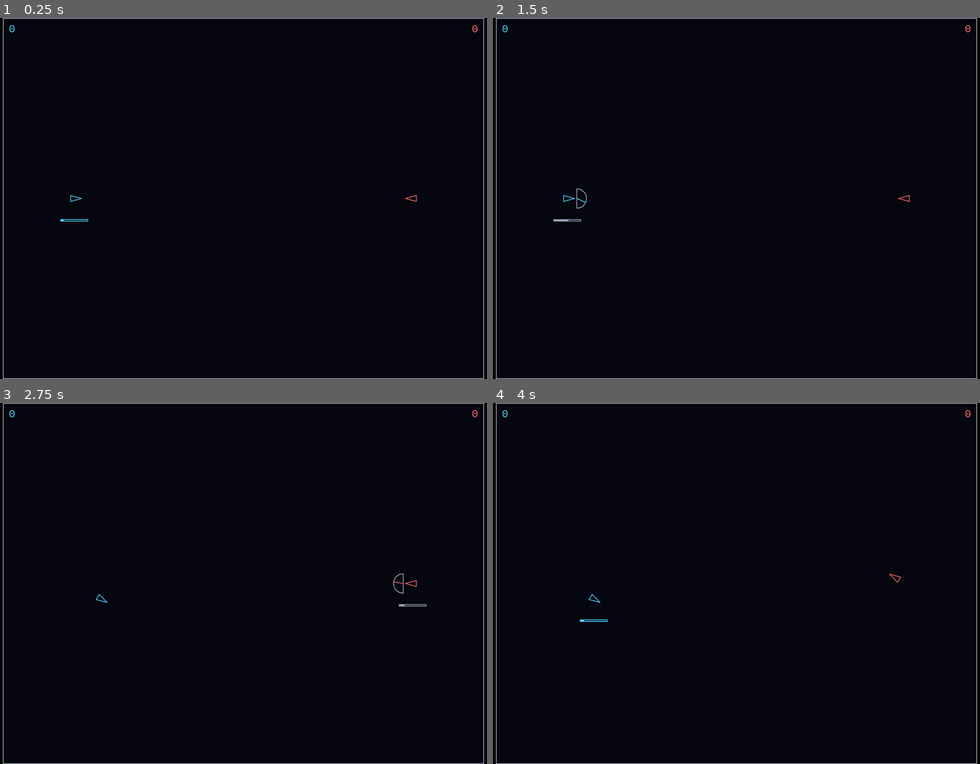
Above: before the commit, frames 1-4 (two rows, left to right).
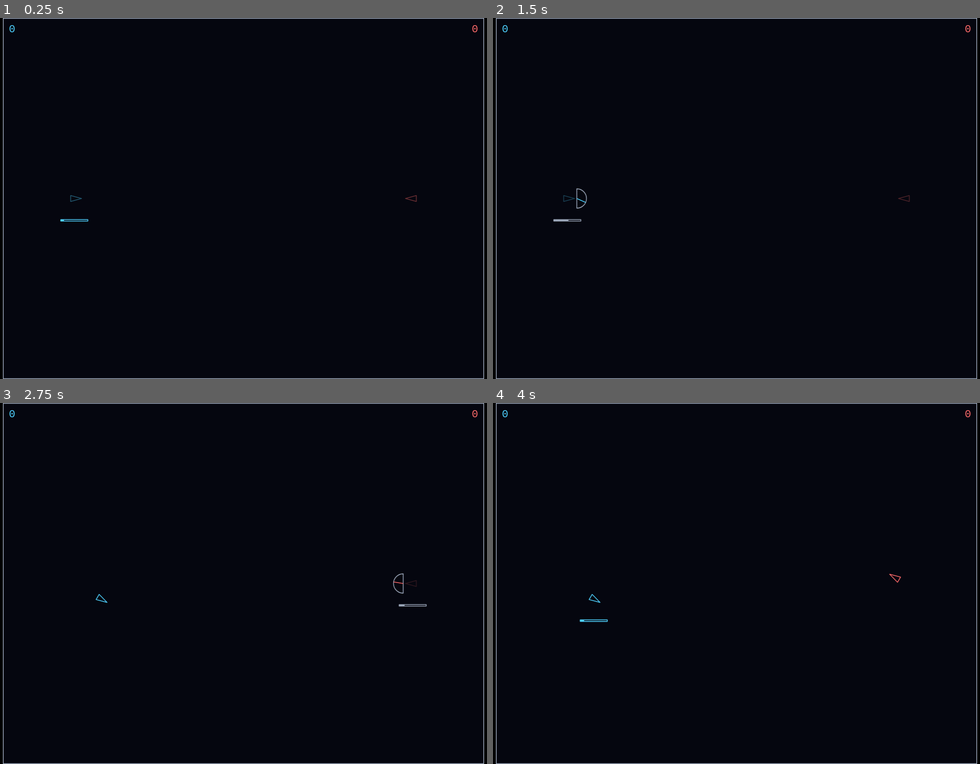
Above: after the commit, the same moments.

Repository: FeynStudio/delta_fray_the_game
Game: browser game, page index.html
Two runs of this game, one before a commit and one after it. Both use one fixed random seed, a clock stepped at 60 frames per second and the inputs below.
Inputs:
- Up to frame 1 (0.25 s): no input
- Up to frame 2 (1.5 s): tap Space at 1.1 s
- Up to frame 3 (2.75 s): tap Space at 1.6, 2.1, 2.6 s
- Up to frame 4 (4 s): tap Space at 3.1, 3.6 s

The runs differ from the first frame. In frame 1, less than 0.1% of the frame differs, in the area x 14-86%, y 49-51%; in frame 2, less than 0.1%; in frame 3, less than 0.1%; in frame 4, nothing differs.

Commit message:
T-010: spawn protection blink (protectionAlpha, game clock), tests, FEATURE_MAP; before evidence and capture script
Co-Authored-By: Claude Opus 5.5 <noreply@anthropic.com>

Diff:
--- /dev/null
+++ b/agent-team/evidence/T-010/before-turns-smoke.json
@@ -0,0 +1,7 @@
+{
+  "destroyed enemy respawns at its spawn point": true,
+  "attacker survives at the end of its move": true,
+  "turn passes to player 2": true,
+  "next move starts on the power gauge": true,
+  "no turn timer": true
+}
--- /dev/null
+++ b/agent-team/evidence/T-010/before-turns.json
@@ -0,0 +1,30 @@
+{
+  "destroyed enemy respawns and it becomes their turn (FEATURE_MAP 6)": {
+    "turn": 1,
+    "ships.1.alive": true,
+    "ships.1.x": 1090,
+    "ships.1.y": 480,
+    "ships.1.heading": 180,
+    "ships.0.x": 350
+  },
+  "ship that hits the wall respawns": {
+    "turn": 1,
+    "ships.0.alive": true,
+    "ships.0.x": 190,
+    "ships.0.y": 480,
+    "ships.0.heading": 0,
+    "ships.1.x": 600
+  },
+  "double kill does not skip a turn": {
+    "turn": 1,
+    "ships.0.alive": true,
+    "ships.0.x": 190,
+    "ships.1.alive": true,
+    "ships.1.x": 1090
+  },
+  "plain move passes the turn back": {
+    "turn": 0,
+    "ships.0.x": 190,
+    "ships.1.x": 990
+  }
+}
--- /dev/null
+++ b/agent-team/evidence/T-010/capture-blink.mjs
@@ -0,0 +1,178 @@
+// One-off evidence capture for T-010 (spawn protection blink). Not part of verify.sh.
+// Run from the repo root: node agent-team/evidence/T-010/capture-blink.mjs
+// The standard smoke screenshots are taken at an arbitrary clock, so they cannot show the blink phases.
+// This script reuses scripts/serve.mjs (unchanged) and the headless Chrome/Edge + DevTools approach of
+// scripts/smoke.mjs (helpers not exported, minimum repeated here, same as T-012 capture-r1.mjs).
+// Exact frames: the page's requestAnimationFrame is replaced so the game loop stops scheduling itself;
+// the clock is then moved only with __game.step(ms), and the captured loop callback is called again with
+// the same timestamp (step(0)) to draw the current state before each screenshot. For every frame the
+// canvas pixels around each ship are read back and the outline's drawn opacity is estimated from the
+// brightest ship-colour channel against the background, next to render.protectionAlpha(clock).
+import { spawn, execSync } from 'node:child_process';
+import { existsSync, mkdtempSync, readFileSync, rmSync, writeFileSync } from 'node:fs';
+import { tmpdir } from 'node:os';
+import { dirname, join, resolve } from 'node:path';
+import { fileURLToPath } from 'node:url';
+import { startServer } from '../../../scripts/serve.mjs';
+
+const HERE = dirname(fileURLToPath(import.meta.url));
+const ROOT = resolve(HERE, '../../..');
+
+function findBrowser() {
+  if (process.env.CHROME_PATH) return process.env.CHROME_PATH;
+  const dirs = [process.env.PROGRAMFILES, process.env['PROGRAMFILES(X86)'], process.env.LOCALAPPDATA].filter(Boolean);
+  return [
+    ...dirs.map((d) => join(d, 'Google', 'Chrome', 'Application', 'chrome.exe')),
+    ...dirs.map((d) => join(d, 'Microsoft', 'Edge', 'Application', 'msedge.exe')),
+    '/usr/bin/google-chrome', '/usr/bin/chromium',
+  ].find((p) => existsSync(p));
+}
+
+async function launch(exe, profile) {
+  const proc = spawn(exe, ['--headless=new', '--remote-debugging-port=0', `--user-data-dir=${profile}`,
+    '--no-first-run', '--no-default-browser-check', '--disable-extensions', 'about:blank'], { stdio: 'ignore' });
+  const portFile = join(profile, 'DevToolsActivePort');
+  for (const end = Date.now() + 20000; !existsSync(portFile); await new Promise((r) => setTimeout(r, 100))) {
+    if (Date.now() > end) throw new Error('browser did not start within 20s');
+  }
+  await new Promise((r) => setTimeout(r, 200));
+  const [port, path] = readFileSync(portFile, 'utf8').split(/\r?\n/);
+  const ws = new WebSocket(`ws://127.0.0.1:${port}${path}`); // local DevTools only
+  let id = 0;
+  const pending = new Map();
+  ws.onmessage = (ev) => {
+    const m = JSON.parse(ev.data);
+    const p = m.id && pending.get(m.id);
+    if (!p) return;
+    pending.delete(m.id);
+    if (m.error) p.fail(new Error(m.error.message)); else p.ok(m.result);
+  };
+  await new Promise((ok, fail) => { ws.onopen = ok; ws.onerror = fail; });
+  const send = (method, params = {}, sessionId) => new Promise((ok, fail) => {
+    id += 1; pending.set(id, { ok, fail }); ws.send(JSON.stringify({ id, method, params, sessionId }));
+  });
+  return {
+    async open(url, { width, height, dpr }) {
+      const { targetId } = await send('Target.createTarget', { url: 'about:blank' });
+      const { sessionId } = await send('Target.attachToTarget', { targetId, flatten: true });
+      const s = (m, p) => send(m, p, sessionId);
+      await s('Emulation.setDeviceMetricsOverride', { width, height, deviceScaleFactor: dpr, mobile: false });
+      await s('Page.navigate', { url });
+      const page = {
+        async eval(fn, ...args) {
+          const r = await s('Runtime.evaluate', { expression: `(${fn})(...${JSON.stringify(args)})`, awaitPromise: true, returnByValue: true });
+          if (r.exceptionDetails) throw new Error(r.exceptionDetails.exception?.description ?? r.exceptionDetails.text);
+          return r.result.value;
+        },
+        async shot(file) {
+          writeFileSync(join(HERE, file), Buffer.from((await s('Page.captureScreenshot', { format: 'png' })).data, 'base64'));
+        },
+      };
+      for (const end = Date.now() + 15000; !(await page.eval(() => document.readyState === 'complete' && !!window.__game).catch(() => false));) {
+        if (Date.now() > end) throw new Error('window.__game not found');
+        await new Promise((r) => setTimeout(r, 100));
+      }
+      return page;
+    },
+    async close() {
+      await Promise.race([send('Browser.close').catch(() => null), new Promise((r) => setTimeout(r, 3000))]);
+      ws.close(); proc.kill();
+      await new Promise((r) => setTimeout(r, 1000));
+    },
+  };
+}
+
+// ---- in-page helpers (run in the browser) ----
+async function freeze() {
+  await new Promise((done) => {
+    window.requestAnimationFrame = (cb) => { window.__loopCb = cb; done(); return 0; };
+  });
+  window.__t = performance.now();
+  window.__loopCb(window.__t);
+  return true;
+}
+// Draws the current state (loop step(0)) and measures each ship's outline on the canvas.
+async function drawAndMeasure() {
+  const cfg = (await import('/src/config.js')).default;
+  const { protectionAlpha, COLORS } = await import('/src/render.js');
+  const { isSpawnProtected } = await import('/src/rules.js');
+  window.__loopCb(window.__t);
+  const s = window.__game.getState();
+  const c = document.querySelector('canvas');
+  const k = c.width / cfg.worldWidth;
+  const ctx = c.getContext('2d');
+  const hex = (h) => [1, 3, 5].map((i) => parseInt(h.slice(i, i + 2), 16));
+  const bg = hex(COLORS.background);
+  const ships = s.ships.map((ship, i) => {
+    // Box around the ship body only (centroid -12..+21 along x for these headings, +-11 across);
+    // gauges sit further out (power bar below, dial past the nose + gap).
+    const x0 = Math.floor((ship.x - 21) * k), y0 = Math.floor((ship.y - 11) * k);
+    const w = Math.ceil(42 * k), h = Math.ceil(22 * k);
+    const px = ctx.getImageData(x0, y0, w, h).data;
+    const col = hex(COLORS.ships[i]);
+    const ch = col.indexOf(Math.max(...col)); // the ship colour's strongest channel
+    let max = 0;
+    for (let p = 0; p < px.length; p += 4) max = Math.max(max, px[p + ch]);
+    const drawnAlpha = (max - bg[ch]) / (col[ch] - bg[ch]);
+    const prot = isSpawnProtected(s, i);
+    return {
+      ship: i, x: ship.x, y: ship.y, protected: prot,
+      expectedAlpha: prot ? Number(protectionAlpha(s.clock).toFixed(4)) : 1,
+      drawnAlphaEstimate: Number(drawnAlpha.toFixed(3)),
+    };
+  });
+  return { clock: s.clock, turn: s.turn, phase: s.gauge.phase, ships };
+}
+function setClock(ms) {
+  const g = window.__game;
+  g.setState({ ...g.getState(), clock: ms });
+  return true;
+}
+async function moveP1() {
+  const cfg = (await import('/src/config.js')).default;
+  const g = window.__game;
+  const s = g.getState();
+  g.setState({ ...s, gauge: { ...s.gauge, power: 0.5, sweep: 1 } });
+  g.press('Space');
+  const d = g.getState();
+  g.setState({ ...d, gauge: { ...d.gauge, needle: 0 } });
+  g.press('Space');
+  g.step(cfg.moveAnimMs);
+  return g.getState().turn;
+}
+function step(ms) { window.__game.step(ms); return true; }
+
+const exe = findBrowser();
+if (!exe) throw new Error('no Chrome/Edge found; set CHROME_PATH');
+const profile = mkdtempSync(join(tmpdir(), 't010-'));
+const server = await startServer(ROOT, 0);
+const url = `${server.url}/index.html?debug=1`;
+const browser = await launch(exe, profile);
+const commit = execSync('git rev-parse --short HEAD', { cwd: ROOT }).toString().trim();
+const frames = [];
+try {
+  const page = await browser.open(url, { width: 1920, height: 1080, dpr: 1 });
+  await page.eval(freeze);
+  // Game start: both ships protected. One 400 ms cycle in 100 ms steps, driven by __game.step.
+  await page.eval(setClock, 0);
+  for (const [i, label] of ['0ms', '100ms', '200ms', '300ms', '400ms'].entries()) {
+    if (i > 0) await page.eval(step, 100);
+    const f = await page.eval(drawAndMeasure);
+    frames.push({ file: `blink-start-${label}.png`, ...f });
+    await page.shot(`blink-start-${label}.png`);
+  }
+  // Player 1 moves: player 1's ship is drawn normally, player 2's keeps blinking.
+  await page.eval(moveP1);
+  const t = (await page.eval(() => window.__game.getState().clock)) % 400;
+  await page.eval(step, (400 - t) + 300); // to phase 300 ms of a cycle: protected alpha 0.25
+  const f = await page.eval(drawAndMeasure);
+  frames.push({ file: 'blink-after-p1-move-300ms.png', ...f });
+  await page.shot('blink-after-p1-move-300ms.png');
+} finally {
+  await browser.close();
+  await server.close();
+  rmSync(profile, { recursive: true, force: true });
+}
+const result = { commit, url: '/index.html?debug=1', viewport: '1920x1080 dpr 1', frames };
+writeFileSync(join(HERE, 'blink-capture.json'), JSON.stringify(result, null, 2) + '\n');
+process.stdout.write(JSON.stringify(result, null, 2) + '\n');
--- a/src/config.js
+++ b/src/config.js
@@ -38,6 +38,9 @@
   scoreWall: -2, // added to the mover when its move ends at the wall (hit-then-wall gets both)
   scoreFontSize: 28, // game units
   scoreMargin: 16, // distance of the score text from the map's top and side edges
+  // Spawn protection blink (T-010): a protected ship's outline fades out, then snaps back, every cycle.
+  protectionBlinkMs: 400, // one fade cycle lasts this long (human, 2026-11-09)
+  protectionMinAlpha: 0, // opacity at the end of each fade: 0 = fully invisible (human, 2026-11-09)
   // Opposite sides of the map on the horizontal center line, 900 units apart, facing each other.
   spawns: [
     { x: 190, y: 480, heading: 0 },
--- a/src/game.js
+++ b/src/game.js
@@ -6,7 +6,8 @@
 import { drawFrame, fitCanvas } from './render.js';
 import log from './log.js';
 
-let state = createInitialState();
+// clock (T-010): game time in ms, advanced only by step(ms); render.js reads it for the protection blink.
+let state = { ...createInitialState(), clock: 0 };
 
 const canvas = document.getElementById('game');
 let ctx = null;
@@ -36,7 +37,9 @@
 // Explosions (T-007) age on every step and start, one per destroyed ship, in that same step, just
 // before endTurn respawns the ships; they never hold up or change the turn.
 // The scores change in that same step (T-012), so they never change before the player sees the hit.
+// The game clock (state.clock, T-010) grows by exactly ms on every step; a state without it starts at 0.
 function step(ms) {
+  state = { ...state, clock: (state.clock ?? 0) + ms };
   const wasMoving = Boolean(state.anim);
   const scores = state.anim?.scores;
   state = stepMove(stepGauge(stepExplosions(state, ms), ms), ms);
--- a/src/render.js
+++ b/src/render.js
@@ -1,7 +1,7 @@
 // All canvas drawing. Each draw<Thing>(ctx, state) only reads state, never changes it.
 // Drawing happens in game units; fitCanvas sets a transform that scales the world to the screen.
 import config from './config.js';
-import { currentScores, shipPoints } from './rules.js';
+import { currentScores, isSpawnProtected, shipPoints } from './rules.js';
 
 // The ship shape lives in rules.js so hits use the same triangle that is drawn; re-exported here.
 export { shipPoints };
@@ -45,9 +45,21 @@
 
 const SHIP_COLORS = COLORS.ships;
 
+// Opacity of a spawn-protected ship's outline at game clock clockMs (T-010). Each cycle of
+// config.protectionBlinkMs falls linearly from 1 toward config.protectionMinAlpha, then snaps back to 1
+// at the start of the next cycle (no fade back in). Both values are read at call time.
+export function protectionAlpha(clockMs) {
+  const period = config.protectionBlinkMs;
+  const t = (((clockMs % period) + period) % period) / period;
+  return 1 - (1 - config.protectionMinAlpha) * t;
+}
+
+// A spawn-protected ship (rules.isSpawnProtected) blinks with protectionAlpha(state.clock); every other
+// ship is drawn at full opacity, and globalAlpha is back at 1 after each ship.
 export function drawShips(ctx, state) {
   state.ships.forEach((ship, i) => {
     if (!ship.alive) return;
+    const blinking = isSpawnProtected(state, i);
     // Outline only: no fill, no shading. The slim shape shows the heading.
     const [tip, left, right] = shipPoints(ship, config.shipSize, config.shipWidth);
     ctx.beginPath();
@@ -58,7 +70,9 @@
     ctx.lineJoin = 'round'; // keeps the stroke within lineWidth / 2 of each corner
     ctx.lineWidth = config.shipLineWidth;
     ctx.strokeStyle = SHIP_COLORS[i % SHIP_COLORS.length];
+    ctx.globalAlpha = blinking ? protectionAlpha(state.clock ?? 0) : 1;
     ctx.stroke();
+    ctx.globalAlpha = 1;
   });
 }
 
--- a/tests/game.test.js
+++ b/tests/game.test.js
@@ -4,12 +4,15 @@
 import { test, before, beforeEach } from 'node:test';
 import assert from 'node:assert/strict';
 import config from '../src/config.js';
-import { applyMove, createInitialState, resolveMove, shipPoints, wrapDegrees } from '../src/rules.js';
+import {
+  applyMove, createInitialState, isSpawnProtected, resolveMove, shipPoints, wrapDegrees,
+} from '../src/rules.js';
 import { gaugeLayout } from '../src/render.js';
 import { moveFromGauge } from '../src/input.js';
 
 const listeners = {};
 let game;
+let loaded;
 
 before(async () => {
   const ctx = new Proxy({}, { get: () => () => {} }); // every canvas call is a no-op
@@ -22,6 +25,7 @@
   globalThis.requestAnimationFrame = () => 0; // the loop is driven by step() in these tests
   await import('../src/game.js');
   game = window.__game;
+  loaded = game.getState(); // the state game.js starts with, before any test's setState (T-010)
 });
 
 beforeEach(() => game.setState(createInitialState()));
@@ -420,3 +424,43 @@
   assert.equal(after.turn, 0);
   assert.equal(after.gauge.phase, 'power');
 });
+
+// ---- game clock and spawn protection blink (T-010) ----
+
+test('the game starts with clock 0 and both ships spawn protected', () => {
+  assert.equal(loaded.clock, 0);
+  assert.equal(isSpawnProtected(loaded, 0), true);
+  assert.equal(isSpawnProtected(loaded, 1), true);
+});
+
+test('step(ms) grows the clock by exactly ms, in every phase and across the end of a move', () => {
+  game.setState({ ...createInitialState(), clock: 0 });
+  let want = 0;
+  for (const ms of [16, 0, 1, 250, 33.5]) {
+    game.step(ms);
+    want += ms;
+    assert.equal(game.getState().clock, want, `after step(${ms})`);
+  }
+  launch(0.5, 0); // moving phase
+  for (const ms of [T() / 2, T() / 2 + 1, 16]) {
+    game.step(ms);
+    want += ms;
+    assert.equal(game.getState().clock, want, `moving / after the move, step(${ms})`);
+  }
+  assert.equal(game.getState().turn, 1, 'the move ended and the turn passed');
+  game.setState(createInitialState()); // a state without clock counts from 0
+  game.step(40);
+  assert.equal(game.getState().clock, 40);
+});
+
+test("after player 1's first move only player 2's ship is still protected (blinks)", () => {
+  const s0 = game.getState();
+  assert.equal(isSpawnProtected(s0, 0), true);
+  assert.equal(isSpawnProtected(s0, 1), true);
+  launch(0.5, 0);
+  game.step(T());
+  const s = game.getState();
+  assert.equal(s.turn, 1);
+  assert.equal(isSpawnProtected(s, 0), false, "player 1's ship moved: no longer protected");
+  assert.equal(isSpawnProtected(s, 1), true, "player 2's ship has not moved: still protected");
+});
--- a/tests/render.test.js
+++ b/tests/render.test.js
@@ -2,9 +2,10 @@
 import assert from 'node:assert/strict';
 import config from '../src/config.js';
 import {
-  COLORS, drawExplosions, drawGauge, drawScores, drawShips, explosionPieces, fitCanvas, fitScale, gaugeLayout, shipPoints,
+  COLORS, drawExplosions, drawGauge, drawScores, drawShips, explosionPieces, fitCanvas, fitScale, gaugeLayout,
+  protectionAlpha, shipPoints,
 } from '../src/render.js';
-import { createInitialState } from '../src/rules.js';
+import { createInitialState, isSpawnProtected } from '../src/rules.js';
 
 const W = config.worldWidth;
 const H = config.worldHeight;
@@ -316,3 +317,86 @@
     ['0', W - config.scoreMargin, config.scoreMargin],
   ]);
 });
+
+// ---- spawn protection blink (T-010, human answers 2026-11-09: 400 ms, fade to invisible, snap back) ----
+test('protectionAlpha: 1, 0.75, 0.5, 0.25 at 0, 1/4, 1/2, 3/4 of the period and 1 again at one period', () => {
+  const P = config.protectionBlinkMs;
+  assert.equal(P, 400);
+  assert.equal(config.protectionMinAlpha, 0);
+  const want = [[0, 1], [P / 4, 0.75], [P / 2, 0.5], [(3 * P) / 4, 0.25], [P, 1]];
+  for (const [ms, a] of want) assert.ok(Math.abs(protectionAlpha(ms) - a) < 1e-9, `${ms} ms: ${protectionAlpha(ms)}`);
+  // repeats exactly every period
+  for (const [ms, a] of want) assert.ok(Math.abs(protectionAlpha(ms + 3 * P) - a) < 1e-9, `${ms + 3 * P} ms`);
+});
+
+test('protectionAlpha falls strictly within a cycle (no fade back in) and snaps back to 1', () => {
+  const P = config.protectionBlinkMs;
+  let prev = protectionAlpha(0);
+  for (let ms = 1; ms <= (3 * P) / 4; ms += 1) {
+    const a = protectionAlpha(ms);
+    assert.ok(a < prev, `${ms} ms: ${a} not below ${prev}`);
+    assert.ok(a > 0 && a <= 1, `${ms} ms in range`);
+    prev = a;
+  }
+  assert.ok(protectionAlpha(P - 1) < 0.01, 'almost invisible just before the cycle ends');
+  assert.equal(protectionAlpha(P), 1);
+});
+
+test('protectionAlpha reads period and minimum from config at call time', () => {
+  const saved = { p: config.protectionBlinkMs, m: config.protectionMinAlpha };
+  try {
+    config.protectionBlinkMs = 800;
+    const want = [[0, 1], [200, 0.75], [400, 0.5], [600, 0.25], [800, 1]];
+    for (const [ms, a] of want) assert.ok(Math.abs(protectionAlpha(ms) - a) < 1e-9, `period 800, ${ms} ms`);
+    config.protectionMinAlpha = 0.2;
+    assert.ok(Math.abs(protectionAlpha(400) - 0.6) < 1e-9, 'min 0.2: halfway is 0.6');
+  } finally {
+    config.protectionBlinkMs = saved.p;
+    config.protectionMinAlpha = saved.m;
+  }
+});
+
+// Records globalAlpha at every stroke, and the value left on the context at the end.
+const alphaCtx = () => {
+  const strokes = [];
+  const t = { globalAlpha: 1 };
+  const ctx = new Proxy(t, {
+    get: (o, k) => (k in o ? o[k] : (...args) => { if (k === 'stroke') strokes.push({ alpha: o.globalAlpha, color: o.strokeStyle }); }),
+    set: (o, k, v) => { o[k] = v; return true; },
+  });
+  return { ctx, strokes, t };
+};
+
+test('drawShips: only a spawn-protected ship is drawn below full opacity; globalAlpha back at 1; state unchanged', () => {
+  const P = config.protectionBlinkMs;
+  const base = createInitialState(); // both ships protected at game start (T-006)
+  const moved = { ...base.ships[0], x: 400, unmovedSinceSpawn: false };
+  const cases = [
+    { ships: base.ships, clock: P / 4, want: [0.75, 0.75] },
+    { ships: base.ships, clock: P / 2 + 7 * P, want: [0.5, 0.5] },
+    { ships: base.ships, clock: 0, want: [1, 1] },
+    { ships: [moved, base.ships[1]], clock: (3 * P) / 4, want: [1, 0.25] },
+    { ships: [moved, { ...base.ships[1], unmovedSinceSpawn: false }], clock: P / 2, want: [1, 1] },
+  ];
+  for (const { ships, clock, want } of cases) {
+    const state = deepFreeze(structuredClone({ ...base, ships, clock, explosions: [] }));
+    const copy = structuredClone(state);
+    const { ctx, strokes, t } = alphaCtx();
+    drawShips(ctx, state);
+    assert.equal(strokes.length, 2);
+    strokes.forEach((s, i) => {
+      assert.ok(Math.abs(s.alpha - want[i]) < 1e-9, `clock ${clock}, ship ${i}: alpha ${s.alpha}, want ${want[i]}`);
+      assert.equal(s.alpha < 1, isSpawnProtected(state, i) && clock % P !== 0, `ship ${i} below 1 only when protected`);
+      assert.equal(s.color, COLORS.ships[i]);
+    });
+    assert.equal(t.globalAlpha, 1, 'globalAlpha left at 1 for the gauges and anything drawn later');
+    assert.deepEqual(state, copy, 'state unchanged');
+  }
+});
+
+test('drawShips: a state without clock draws a protected ship at full opacity (clock 0)', () => {
+  const { ctx, strokes, t } = alphaCtx();
+  drawShips(ctx, createInitialState());
+  assert.deepEqual(strokes.map((s) => s.alpha), [1, 1]);
+  assert.equal(t.globalAlpha, 1);
+});
Binary file added: agent-team/evidence/T-010/before-turns-smoke.png
Not shown, changed: agent-team/FEATURE_MAP.md
Not shown, added: agent-team/evidence/T-010/before-turns.log
Not shown, changed: agent-team/tasks/T-010.md
